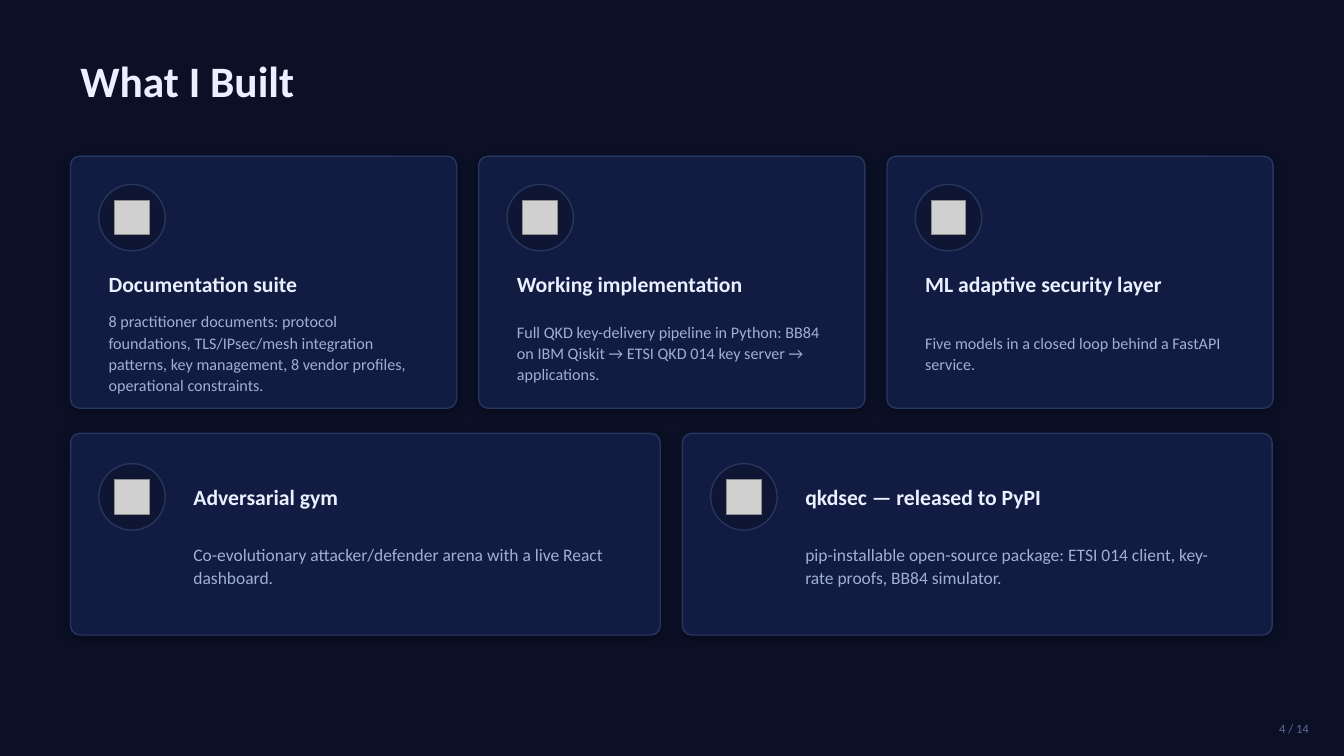
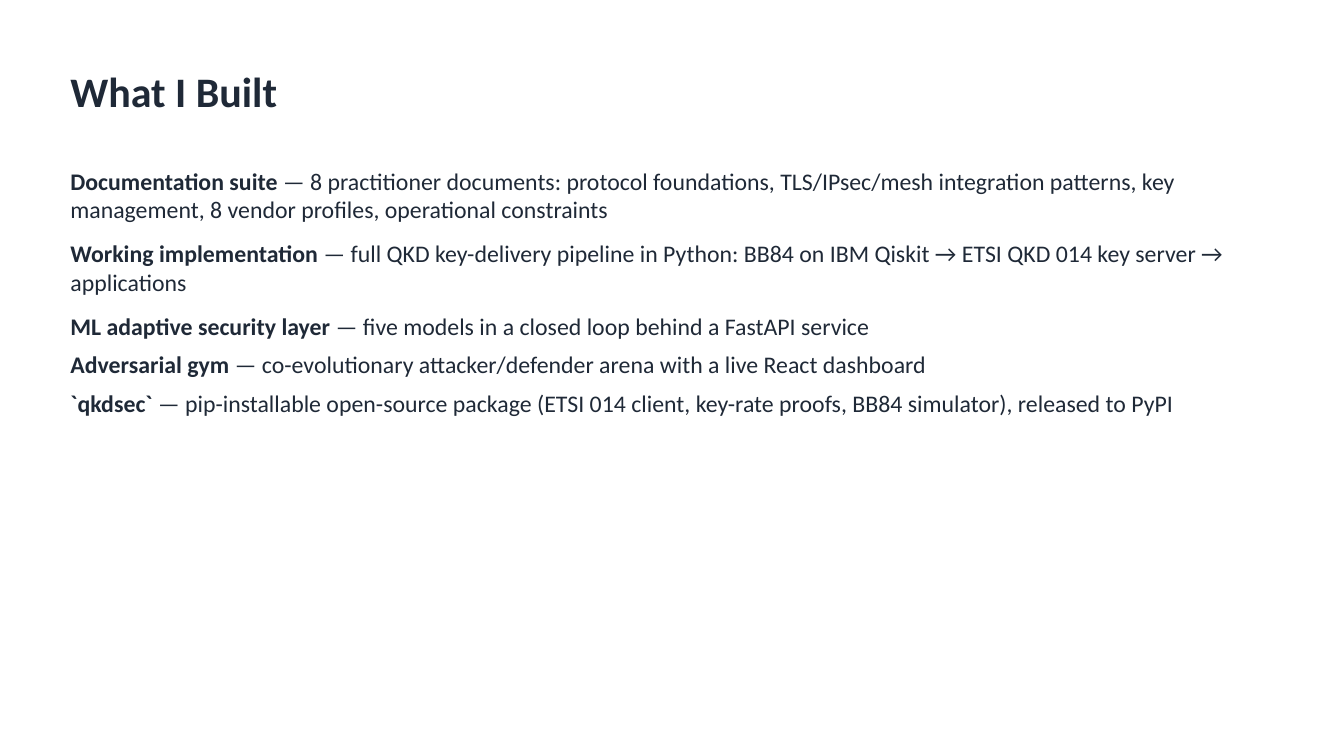
Before and after one commit to John-Jepsen/qkd-avantheir, a slide deck: slide 4 of DOCS/presentation/QKD_Capstone_Deck.pptx. Drawn at 1344x756 pixels with LibreOffice and Linux fonts; fonts in the diff are those of the drawing; grey boxes stand for pictures. Boxes give left, top, right and bottom in pixels: in the first picture for what was removed or moved away, otherwise in the second. Text is boxed around its words. In the diff, an @@ line names an element or a change of style, - is before the commit and + after.

```diff
--- a/DOCS/presentation/QKD_Capstone_Deck.pptx
+++ b/DOCS/presentation/QKD_Capstone_Deck.pptx
@@ background #0B1026 to #FFFFFF @@
@@ text "What I Built": place and size @@
-text "What I Built" at (80,66,294,98)
+text "What I Built" at (70,77,277,108)
@@ text "What I Built" at (70,77,277,108): size 31 to 30 pt, text colour #EAF0FF to #1F2937; vertical alignment middle to top @@
@@ text at (70,173,1175,222): text changed; size 11.5 to 17 pt; text colour #9FB0D8 to #1F2937 @@
-8 practitioner documents: protocol foundations, TLS/IPsec/mesh integration patterns, key management, 8 vendor profiles, operational constraints.
+Documentation suite — 8 practitioner documents: protocol foundations, TLS/IPsec/mesh integration patterns, key management, 8 vendor profiles, operational constraints
@@ rounded rectangle removed at (71,156,457,408) @@
@@ rounded rectangle removed at (479,156,865,408) @@
@@ rounded rectangle removed at (887,156,1273,408) @@
@@ ellipse removed at (99,185,165,251) @@
@@ picture removed at (115,201,149,235) @@
@@ ellipse removed at (507,185,574,251) @@
@@ picture removed at (523,201,558,235) @@
@@ ellipse removed at (915,185,982,251) @@
@@ picture removed at (932,201,966,235) @@
@@ text at (70,245,1195,295): text changed; size 11.5 to 17 pt; text colour #9FB0D8 to #1F2937 @@
-Full QKD key-delivery pipeline in Python: BB84 on IBM Qiskit → ETSI QKD 014 key server → applications.
+Working implementation — full QKD key-delivery pipeline in Python: BB84 on IBM Qiskit → ETSI QKD 014 key server → applications
@@ text removed at (109,276,297,292) @@
-Documentation suite
@@ text removed at (517,276,743,296) @@
-Working implementation
@@ text removed at (925,276,1161,296) @@
-ML adaptive security layer
@@ vertical alignment middle to top in 3 elements at (70,245,1195,295), (70,173,1175,222), (70,318,869,339) @@
@@ text at (70,318,869,339): text changed; size 11.5 to 17 pt; text colour #9FB0D8 to #1F2937 @@
-Five models in a closed loop behind a FastAPI service.
+ML adaptive security layer — five models in a closed loop behind a FastAPI service
@@ text at (70,356,926,377): text changed; size 12.5 to 17 pt; text colour #9FB0D8 to #1F2937 @@
-Co-evolutionary attacker/defender arena with a live React dashboard.
+Adversarial gym — co-evolutionary attacker/defender arena with a live React dashboard
@@ text at (70,394,1173,416): text changed; size 12.5 to 17 pt; text colour #9FB0D8 to #1F2937 @@
-pip-installable open-source package: ETSI 014 client, key-rate proofs, BB84 simulator.
+`qkdsec` — pip-installable open-source package (ETSI 014 client, key-rate proofs, BB84 simulator), released to PyPI
@@ rounded rectangle removed at (71,434,660,635) @@
@@ rounded rectangle removed at (683,434,1272,635) @@
@@ ellipse removed at (99,464,165,530) @@
@@ ellipse removed at (711,464,777,530) @@
@@ picture removed at (115,480,149,514) @@
@@ text removed at (193,489,338,509) @@
-Adversarial gym
@@ picture removed at (727,480,761,514) @@
@@ text removed at (805,489,1041,509) @@
-qkdsec — released to PyPI
@@ text removed at (1279,725,1309,733) @@
-4 / 14
```
Also in this commit, not shown: 13 other slides changed, 1 other file.
